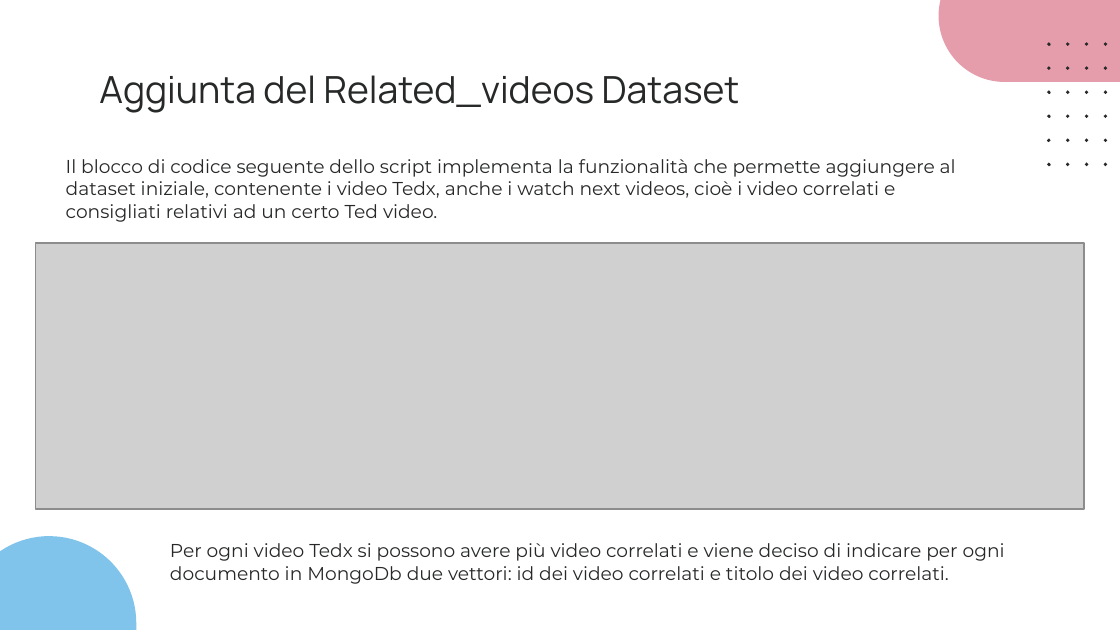
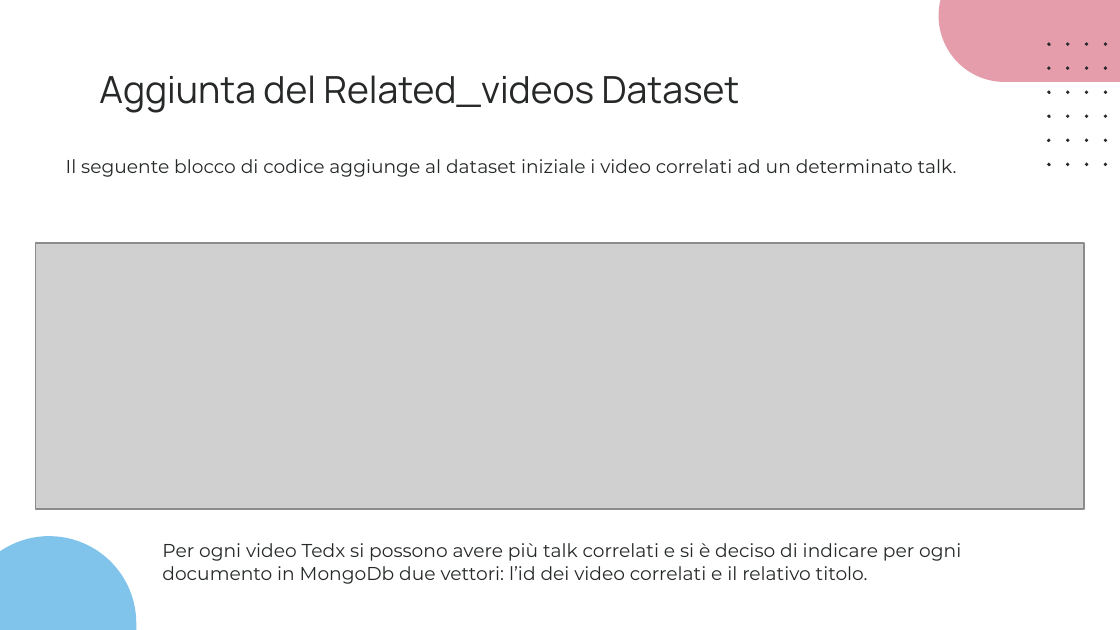
Before and after one commit to slocatelli30/CommuniTEDx, a slide deck: slide 15 of Progetto2.0/CommuniTEDx_2.0.pptx. Drawn at 1120x630 pixels with LibreOffice and Linux fonts; fonts in the diff are those of the drawing; grey boxes stand for pictures. Boxes give left, top, right and bottom in pixels: in the first picture for what was removed or moved away, otherwise in the second. Text is boxed around its words. In the diff, an @@ line names an element or a change of style, - is before the commit and + after.

```diff
--- a/Progetto2.0/CommuniTEDx_2.0.pptx
+++ b/Progetto2.0/CommuniTEDx_2.0.pptx
@@ text at [66,159,957,177]: text changed; text colour #262928 to #252928 @@
-Il blocco di codice seguente dello script implementa la funzionalità che permette aggiungere al dataset iniziale, contenente i video Tedx, anche i watch next videos, cioè i video correlati e consigliati relativi ad un certo Ted video.
+Il seguente blocco di codice aggiunge al dataset iniziale i video correlati ad un determinato talk.
@@ text at [162,543,961,584]: text changed; text colour #262928 to #252928 @@
-Per ogni video Tedx si possono avere più video correlati e viene deciso di indicare per ogni documento in MongoDb due vettori: id dei video correlati e titolo dei video correlati.
+Per ogni video Tedx si possono avere più talk correlati e si è deciso di indicare per ogni documento in MongoDb due vettori: l’id dei video correlati e il relativo titolo.
```
Also in this commit, not shown: 4 other slides changed, 2 other files.
